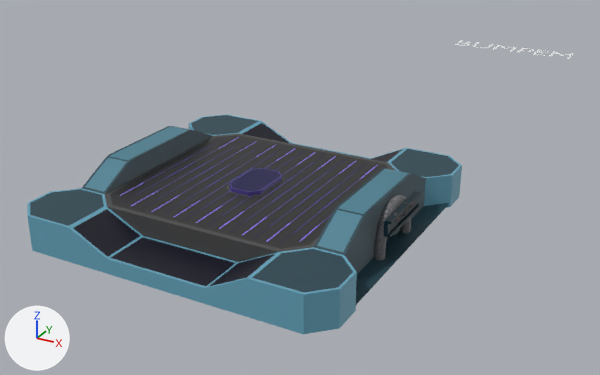
An edit to the Blender file assets/models/arena/arena.blend, drawn before and after from the same camera.
Both versions are drawn from a 50 mm camera at (110.9, -93.7, 70.0) aimed at (44.2, 27.4, 9.4). The lights are fixed; the arrows at lower left show +X, +Y and +Z. Text is drawn in Blender's own font. Objects named as collision shapes, trigger or cutter boxes, shadow casters or lower levels of detail are left out.

Names of what the first picture shows: 'Cube.002', 'Cylinder', 'arena.floor.corners.001', 'arena.floor.main.002', 'arena.floor.main.004', 'arena.sides.high.001', 'floor.lobby', 'stripes.001'.
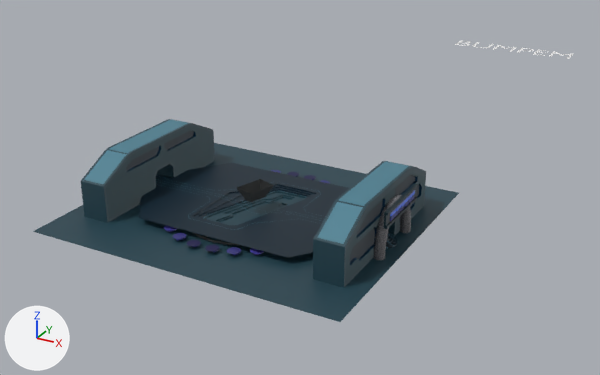
Boxes [x1, y1, x2, y2] around the edits, measured in the pictures (600 x 375 px):
'arena.floor.corners.001', hidden: before [27, 114, 462, 334]
'arena.floor.main.004', hidden: before [105, 133, 395, 252]
'arena.sides.high.001', reshaped: before [82, 126, 426, 274]; after [81, 119, 426, 287]
'arena.base.floor', added: after [139, 163, 397, 258]
'arena.floor.main.002', hidden: before [108, 207, 278, 262]
'stripes.001', hidden: before [120, 137, 377, 245]
'Cube.002', moved, reshaped (8% narrower): before [384, 191, 421, 237]; after [384, 184, 418, 229]
'Text.010', reshaped (18% wider, 45% taller): before [394, 201, 415, 222]; after [390, 190, 415, 221]
'arena.base.floor.001', added: after [156, 176, 395, 249]
'floor.lobby', unchanged, uncovered by the edit: before [356, 203, 450, 305]; after [33, 143, 459, 322]

The change in detail:
me_cylinder_009 is used by ob_arena_floor_corners_001; parent ob_origin_001; location (57.07, 57.07, 4.375).
me_cylinder_009 had 36 vertices, 26 faces and spanned x -25.1..6.9, y -6.9..6.9, z -6.4..0.6.
me_cylinder_009 now has 155 vertices, 136 faces and spans x -25.1..6.9, y -6.9..6.9, z -6.4..2.1.
me_cylinder_009 part 1: 25 vertices moved from x -25.1..6.9, y -6.9..6.9, z -3.4..0.6 to x -25.1..6.9, y -6.9..6.9, z -5.4..2.1; 1 vertex removed from x -25.1, y -2.9, z -3.4; 120 vertices added at x -25.1..6.9, y -6.9..6.9, z -6.4..2.1.
me_plane_006 is used by ob_arena_sides_high_001; parent ob_origin_001; location (57.07, 32.0, 0.75).
me_plane_006 had 48 vertices, 31 faces, 1 loose edge and spanned x -2.9..2.9, y -18.1..0.0, z -2.7..8.3.
me_plane_006 now has 160 vertices, 133 faces, 1 loose edge and spans x -2.9..2.9, y -18.1..0.0, z -2.7..9.8.
me_plane_006 part 2: 6 vertices moved from x -2.9..2.9, y -9.4..0.0, z 8.2..8.3 to x -2.9..2.9, y -9.4..0.0, z 3.8..8.2; 31 vertices removed from x -2.9..2.9, y -18.1..0.0, z 4.3..8.3; 143 vertices added at x -2.9..2.9, y -18.1..0.0, z -2.7..9.8.
Mesh me_text_008 is new.
It has 154 vertices, 219 faces and spans x -4.29..4.56, y -0.76..0.67, z -0.2..0.2.
It uses material mat_dcl_avatarwearables_001.
Mesh me_plane_015 is new.
It has 368 vertices, 180 faces and spans x -54.5..4.4, y -11.7..11.7, z -1.7..-0.2.
It uses material mat_dcl_avatarwearables_emissive.
Mesh me_plane_013 is new.
It has 382 vertices, 321 faces and spans x -54.7..4.5, y -16.0..16.0, z -1.7..-0.2.
It uses material mat_dcl_avatarwearables_002.
Object 'arena.floor.main.002' (ob_arena_floor_main_002) moves from (32.0, 32.0, 2.5) to (32.0, 32.0, 4.0).
Object 'arena.floor.main.002' (ob_arena_floor_main_002) is now hidden.
Object 'arena.floor.corners.001' (ob_arena_floor_corners_001) is now hidden.
Object 'stripes.001' (ob_stripes_001) moves from (32.0, 32.0, 6.0) to (32.0, 32.0, 7.5).
Object 'stripes.001' (ob_stripes_001) is now hidden.
Object 'arena.floor.main.004' (ob_arena_floor_main_004) moves from (32.0, 32.0, 2.5) to (32.0, 32.0, 4.0).
Object 'arena.floor.main.004' (ob_arena_floor_main_004) is now hidden.
Object 'Cube.002' (ob_cube_002) moves from (62.2, 32.0, 6.5) to (61.7, 32.0, 8.0).
Object 'Text.010' (ob_text_010) now shows me_text_008 instead of txt_text_008.
Object 'arena.base.floor.001' (ob_arena_base_floor_001) is new; it shows me_plane_015.
Its parent is ob_origin_001.
Its location is (57.07, 32.0, 0.75).
It gains a WEIGHTED_NORMAL modifier named 'Weighted Normal'.
Modifier setting: keep_sharp = True.
It gains a TRIANGULATE modifier named 'Triangulate'.
Modifier setting: keep_custom_normals = True.
Object 'arena.base.floor' (ob_arena_base_floor) is new; it shows me_plane_013.
Its parent is ob_origin_001.
Its location is (57.07, 32.0, 0.75).
It gains a WEIGHTED_NORMAL modifier named 'Weighted Normal'.
Modifier setting: keep_sharp = True.
It gains a TRIANGULATE modifier named 'Triangulate'.
Modifier setting: keep_custom_normals = True.
